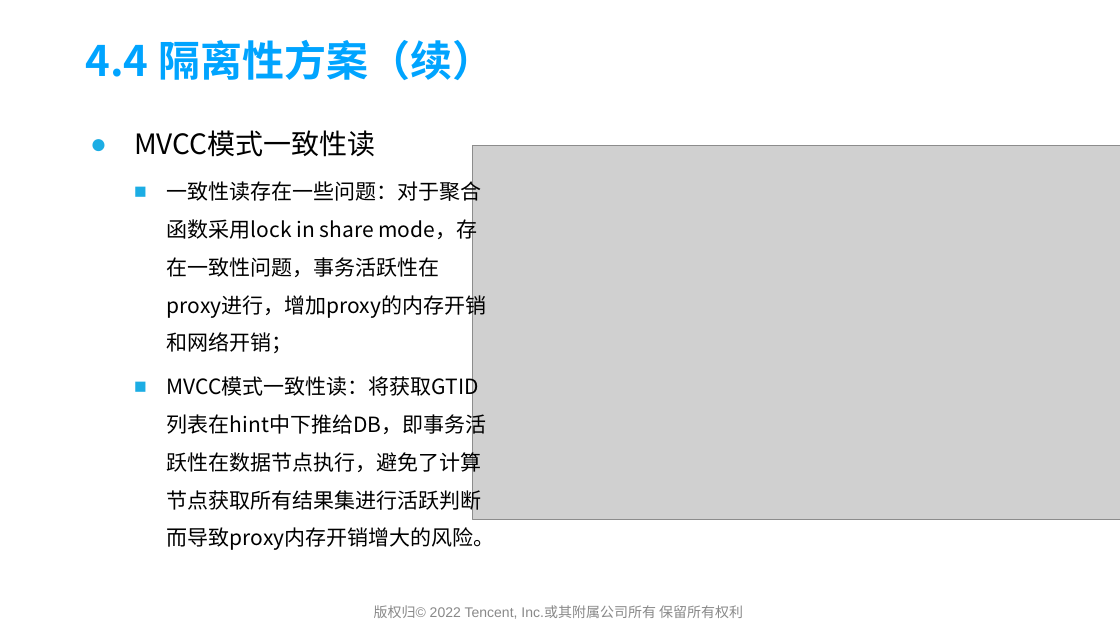
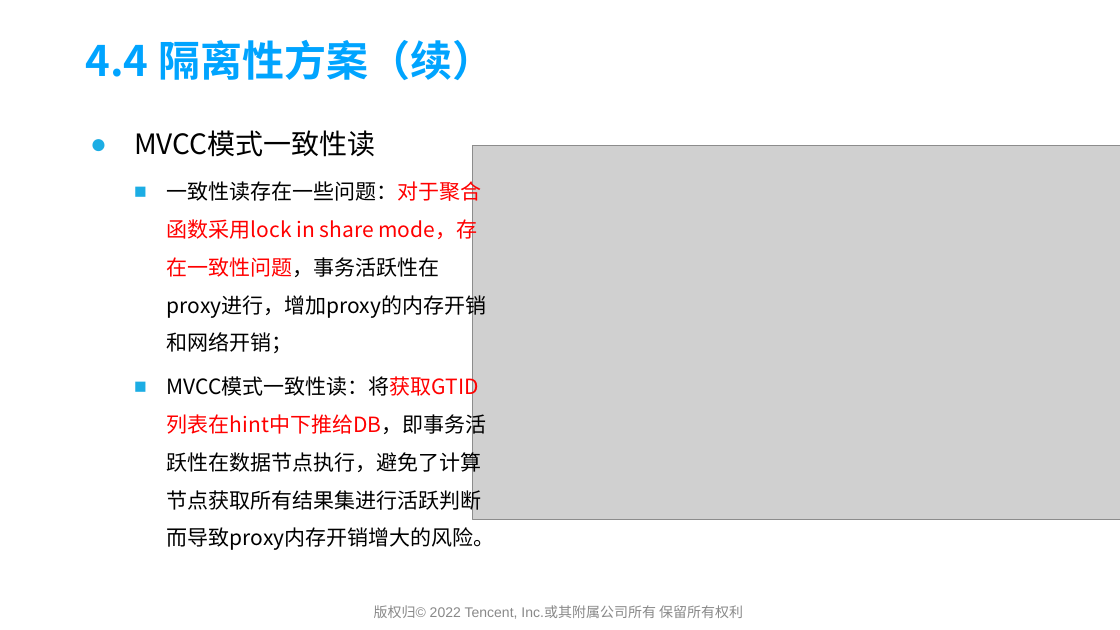
Before and after one commit to yedushusheng/mysql-learning, a slide deck: slide 33 of 28. OLTP/GoldenDB产品简介及架构解析.pptx. Drawn at 1120x630 pixels with LibreOffice and Linux fonts; fonts in the diff are those of the drawing; grey boxes stand for pictures; background and template pictures are left out. Boxes give left, top, right and bottom in pixels: in the first picture for what was removed or moved away, otherwise in the second. Text is boxed around its words. In the diff, an @@ line names an element or a change of style, - is before the commit and + after.

Commit message:
增加GTID申请部分

```diff
--- a/28. OLTP/GoldenDB产品简介及架构解析.pptx
+++ b/28. OLTP/GoldenDB产品简介及架构解析.pptx
@@ text at [167,178,495,550]: text colour #000000 to #FF0000 in "一致性读存在一些问题：对于聚合函数采用lock in share mode，存在一致性问题，事务活跃性在proxy进行， ...", "MVCC模式一致性读：将获取GTID列表在hint中下推给DB，即事务活跃性在数据节点执行，避免了计算节点获取所有结果集 ..." @@
```
Also in this commit, not shown: 3 other slides changed.
